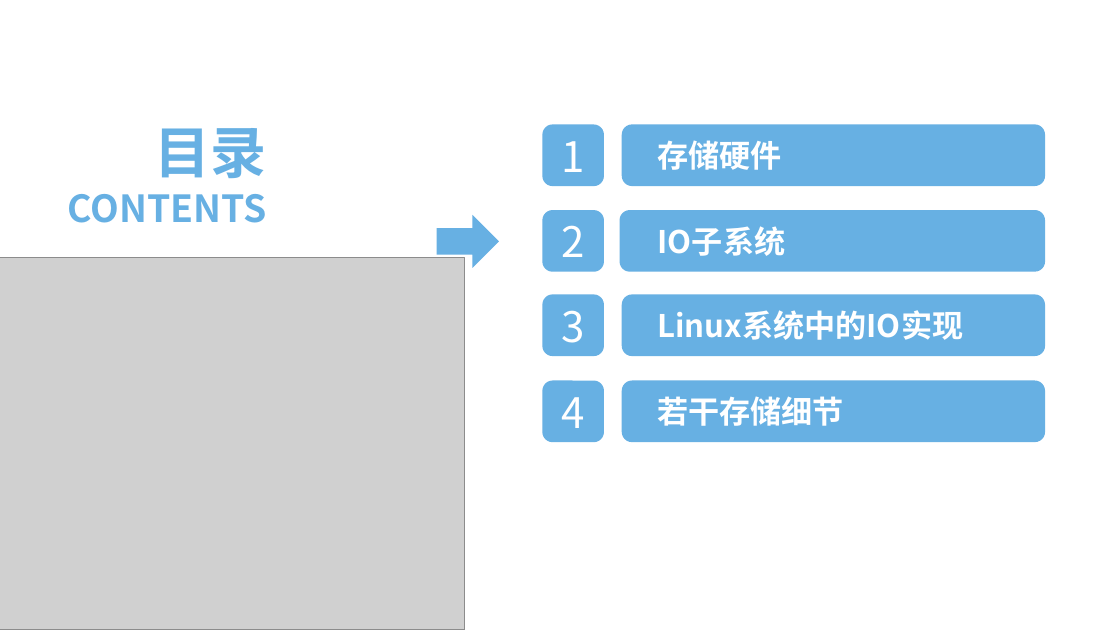
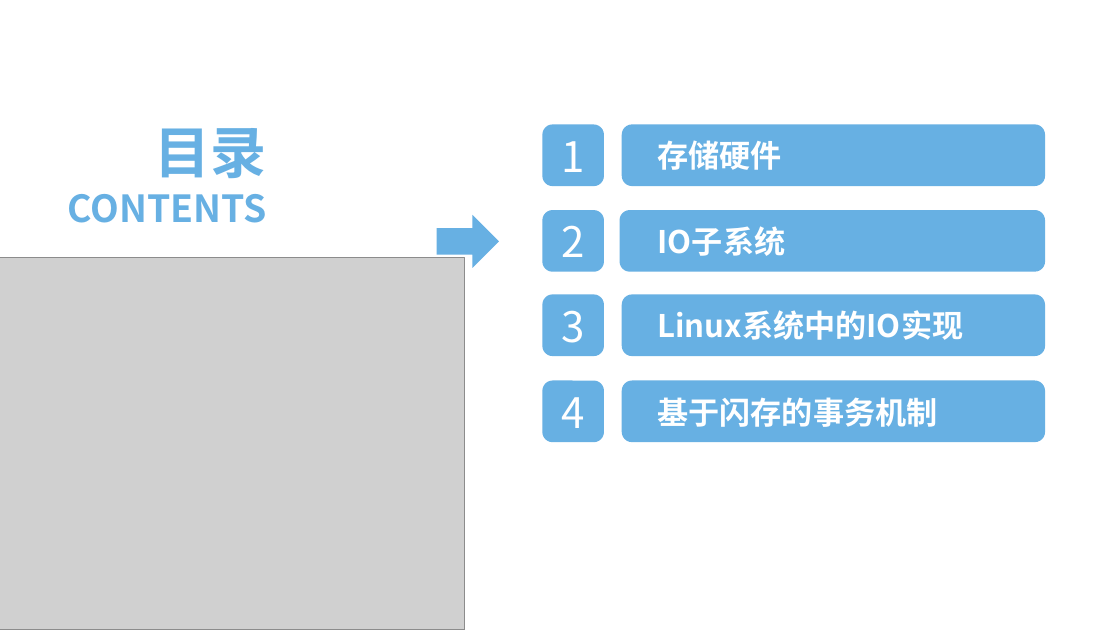
Before and after one commit to foreverfruit/Doc, a slide deck: slide 12 of FlashMemory/学习汇报.pptx. Drawn at 1120x630 pixels with LibreOffice and Linux fonts; fonts in the diff are those of the drawing; grey boxes stand for pictures. Boxes give left, top, right and bottom in pixels: in the first picture for what was removed or moved away, otherwise in the second. Text is boxed around its words. In the diff, an @@ line names an element or a change of style, - is before the commit and + after.

Commit message:
ppt

```diff
--- a/FlashMemory/学习汇报.pptx
+++ b/FlashMemory/学习汇报.pptx
@@ text at <box>657,397,937,427</box>: text changed @@
-若干存储细节
+基于闪存的事务机制
```
Also in this commit, not shown: 4 other slides changed, 9 slides added, 1 slide removed.
